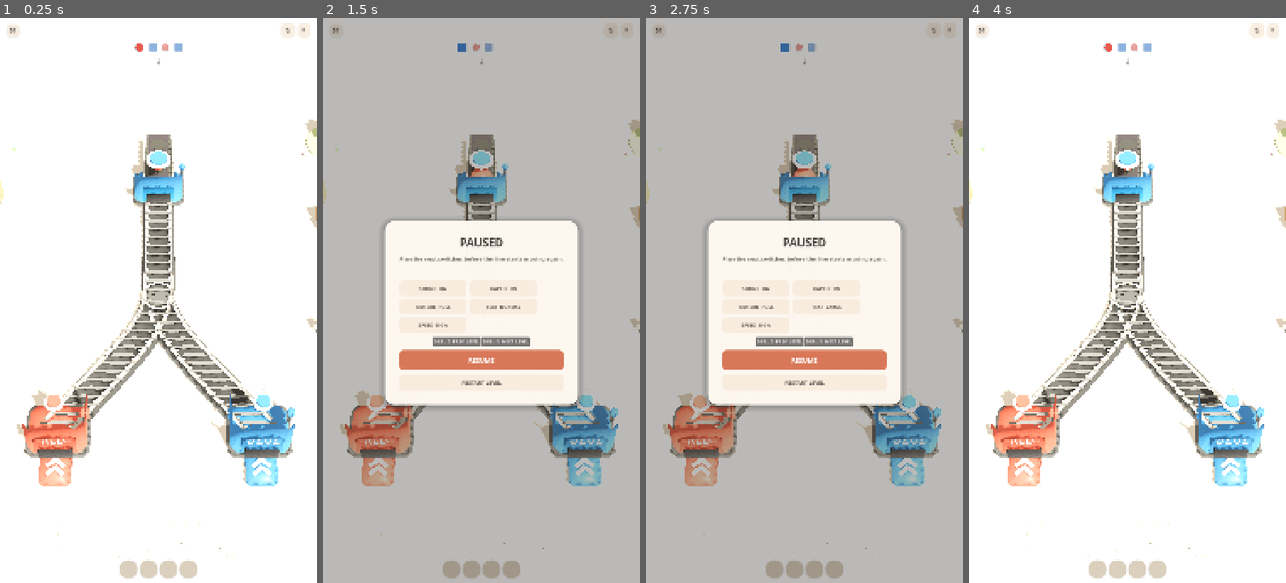
Above: before the commit, frames 1-4 (left to right).
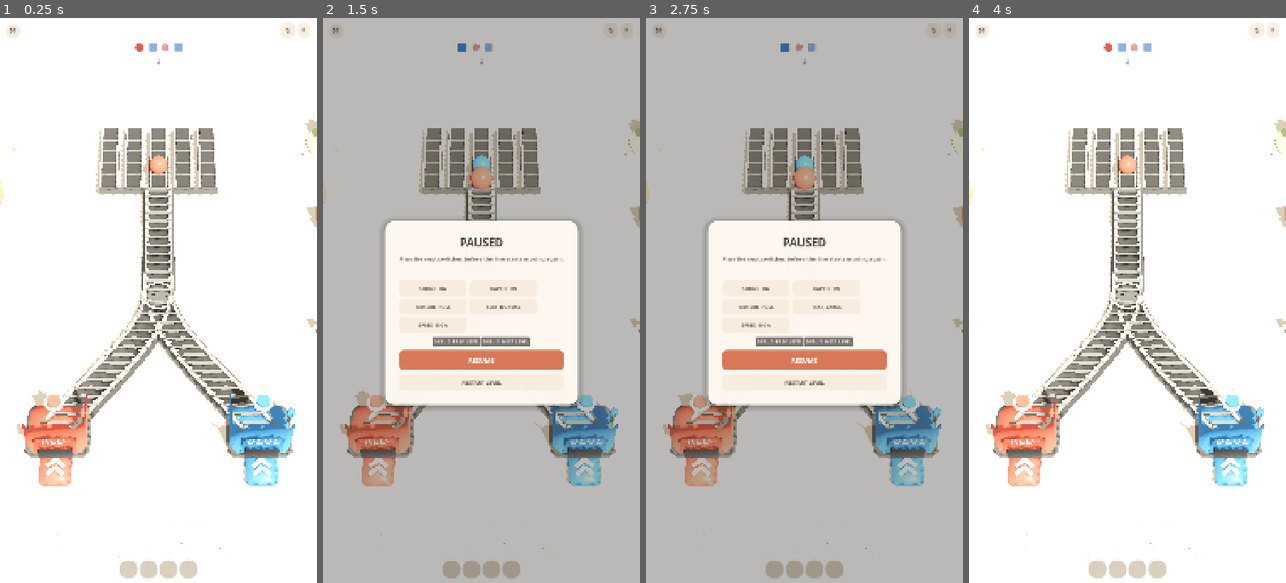
Above: after the commit, the same moments.

Repository: mocchaust64/rail_game
Game: Godot game, scene res://app/main.tscn
The game is run twice, just before and just after one commit, with the same random seed, the same clock (stepped at 60 frames per second) and the same inputs.
Inputs:
- Up to frame 1 (0.25 s): no input
- Up to frame 2 (1.5 s): click "↻" at 0.5 s; click "Ⅱ" at 1.25 s
- Up to frame 3 (2.75 s): click "TEXT NORMAL" at 2 s
- Up to frame 4 (4 s): click "RESTART LEVEL" at 2.75 s; click "↻" at 3.5 s

The runs differ from the first frame. In frame 1, 3.8% of the frame differs, in the area x 30-69%, y 19-34%; in frame 2, 3.6%; in frame 3, 3.6%; in frame 4, 3.8%, in the area x 30-69%, y 19-58%.

Commit message:
visual: turn source into reference feeder bank

Diff:
--- a/gameplay/source_actor.gd
+++ b/gameplay/source_actor.gd
@@ -3,7 +3,6 @@
 
 var source_id: String = ""
 var _shell: Node3D
-var _ring: MeshInstance3D
 var _preview_anchor: Node3D
 var _preview_visual: Node3D
 var _feeder: Node3D
@@ -12,14 +11,17 @@
 
 func configure(id_value: String) -> void:
     source_id = id_value
-    _shell = MachineVisuals.create_source_shell(self)
-    _ring = _shell.get_node_or_null("LaunchRing") as MeshInstance3D
 
+    # The target video begins with open feeder lanes, not a large hopper sitting
+    # on the spawn point. Keep the source physical but let the rails be the hero.
+    _shell = Node3D.new()
+    _shell.name = "FeederSource"
+    add_child(_shell)
     _build_feeder()
 
     _preview_anchor = Node3D.new()
     _preview_anchor.name = "NextCargoPreview"
-    _preview_anchor.position = Vector3(0, 0.53, -0.62)
+    _preview_anchor.position = Vector3(0, 0.47, -0.56)
     add_child(_preview_anchor)
 
 
@@ -32,66 +34,79 @@
         _preview_visual = null
     if kind.is_empty():
         return
-    _preview_visual = VisualFactory.create_kind_visual(kind, 0.25)
+    _preview_visual = VisualFactory.create_kind_visual(kind, 0.28)
     _preview_anchor.add_child(_preview_visual)
 
 
 func _process(delta: float) -> void:
     _clock += delta
-    if _ring != null:
-        var pulse := 1.0 + sin(_clock * 2.4) * 0.025
-        _ring.scale = Vector3(pulse, 1.0, pulse)
     if _preview_anchor != null:
-        _preview_anchor.rotation.y = sin(_clock * 1.25) * 0.035
+        # Balls rest on the feeder. A tiny turn keeps the toy alive without the
+        # floating/bobbing motion that made the old source look synthetic.
+        _preview_anchor.rotation.y = sin(_clock * 1.2) * 0.025
 
 
 func react_launch() -> void:
-    if _shell == null:
+    if _feeder == null:
         return
-    var tween := Motion.tween(_shell)
+    var tween := Motion.tween(_feeder)
     tween.set_trans(Tween.TRANS_BACK).set_ease(Tween.EASE_OUT)
-    tween.tween_property(_shell, "scale", Vector3(1.035, 0.91, 1.035), 0.065)
-    tween.tween_property(_shell, "scale", Vector3.ONE, 0.11)
+    tween.tween_property(_feeder, "scale", Vector3(1.015, 0.94, 1.015), 0.055)
+    tween.tween_property(_feeder, "scale", Vector3.ONE, 0.09)
 
 
 func _build_feeder() -> void:
     _feeder = Node3D.new()
-    _feeder.name = "FeederLane"
-    add_child(_feeder)
+    _feeder.name = "FiveLaneFeederBank"
+    _shell.add_child(_feeder)
 
-    var lane := MeshInstance3D.new()
-    var lane_mesh := BoxMesh.new()
-    lane_mesh.size = Vector3(0.92, 0.13, 2.25)
-    lane.mesh = lane_mesh
-    lane.position = Vector3(0, 0.17, -1.05)
-    lane.material_override = VisualFactory.material(Color("#4E504D"), 0.64)
-    _feeder.add_child(lane)
+    var lane_offsets := [-1.52, -0.76, 0.0, 0.76, 1.52]
+    for raw_x in lane_offsets:
+        var x := float(raw_x)
+        var lane_root := Node3D.new()
+        lane_root.position.x = x
+        _feeder.add_child(lane_root)
 
-    var belt := MeshInstance3D.new()
-    var belt_mesh := BoxMesh.new()
-    belt_mesh.size = Vector3(0.64, 0.06, 2.06)
-    belt.mesh = belt_mesh
-    belt.position = Vector3(0, 0.27, -1.05)
-    belt.material_override = VisualFactory.material(VisualFactory.BELT_COLOR, 0.68)
-    _feeder.add_child(belt)
+        var bed := MeshInstance3D.new()
+        var bed_mesh := BoxMesh.new()
+        bed_mesh.size = Vector3(0.58, 0.11, 2.75)
+        bed.mesh = bed_mesh
+        bed.position = Vector3(0, 0.12, -1.22)
+        bed.material_override = VisualFactory.material(Color("#4E5153"), 0.64, 0.0, 0.04)
+        lane_root.add_child(bed)
 
-    for side in [-0.43, 0.43]:
-        var rail := MeshInstance3D.new()
-        var rail_mesh := BoxMesh.new()
-        rail_mesh.size = Vector3(0.065, 0.15, 2.22)
-        rail.mesh = rail_mesh
-        rail.position = Vector3(float(side), 0.31, -1.05)
-        rail.material_override = VisualFactory.material(VisualFactory.RAIL_COLOR, 0.30, 0.0, 0.18)
-        _feeder.add_child(rail)
+        var inner := MeshInstance3D.new()
+        var inner_mesh := BoxMesh.new()
+        inner_mesh.size = Vector3(0.40, 0.045, 2.62)
+        inner.mesh = inner_mesh
+        inner.position = Vector3(0, 0.205, -1.22)
+        inner.material_override = VisualFactory.material(Color("#343638"), 0.76)
+        lane_root.add_child(inner)
 
-    for z in [-0.62, -1.13, -1.64]:
-        var slot := MeshInstance3D.new()
-        var slot_mesh := CylinderMesh.new()
-        slot_mesh.top_radius = 0.25
-        slot_mesh.bottom_radius = 0.25
-        slot_mesh.height = 0.025
-        slot_mesh.radial_segments = 20
-        slot.mesh = slot_mesh
-        slot.position = Vector3(0, 0.315, float(z))
-        slot.material_override = VisualFactory.material(Color("#383A38"), 0.72)
-        _feeder.add_child(slot)
+        for side in [-0.25, 0.25]:
+            var rail := MeshInstance3D.new()
+            var rail_mesh := BoxMesh.new()
+            rail_mesh.size = Vector3(0.055, 0.09, 2.72)
+            rail.mesh = rail_mesh
+            rail.position = Vector3(float(side), 0.265, -1.22)
+            rail.material_override = VisualFactory.material(Color("#D7D4CC"), 0.24, 0.0, 0.34)
+            lane_root.add_child(rail)
+
+        for z in [-0.42, -0.92, -1.42, -1.92]:
+            var sleeper := MeshInstance3D.new()
+            var sleeper_mesh := BoxMesh.new()
+            sleeper_mesh.size = Vector3(0.49, 0.028, 0.06)
+            sleeper.mesh = sleeper_mesh
+            sleeper.position = Vector3(0, 0.235, float(z))
+            sleeper.material_override = VisualFactory.material(Color("#737576"), 0.54, 0.0, 0.08)
+            lane_root.add_child(sleeper)
+
+    # A shallow guide at the lane mouths visually groups the five feeders before
+    # they enter the main network, matching the reference silhouette.
+    var mouth_bar := MeshInstance3D.new()
+    var mouth_mesh := BoxMesh.new()
+    mouth_mesh.size = Vector3(3.62, 0.08, 0.18)
+    mouth_bar.mesh = mouth_mesh
+    mouth_bar.position = Vector3(0, 0.10, 0.13)
+    mouth_bar.material_override = VisualFactory.material(Color("#55585A"), 0.62, 0.0, 0.04)
+    _feeder.add_child(mouth_bar)
